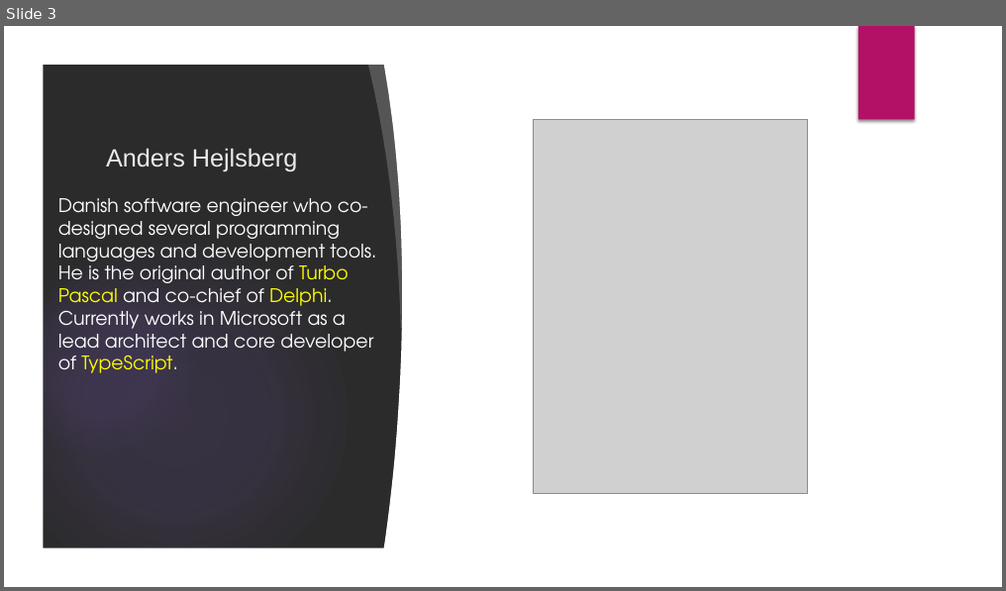
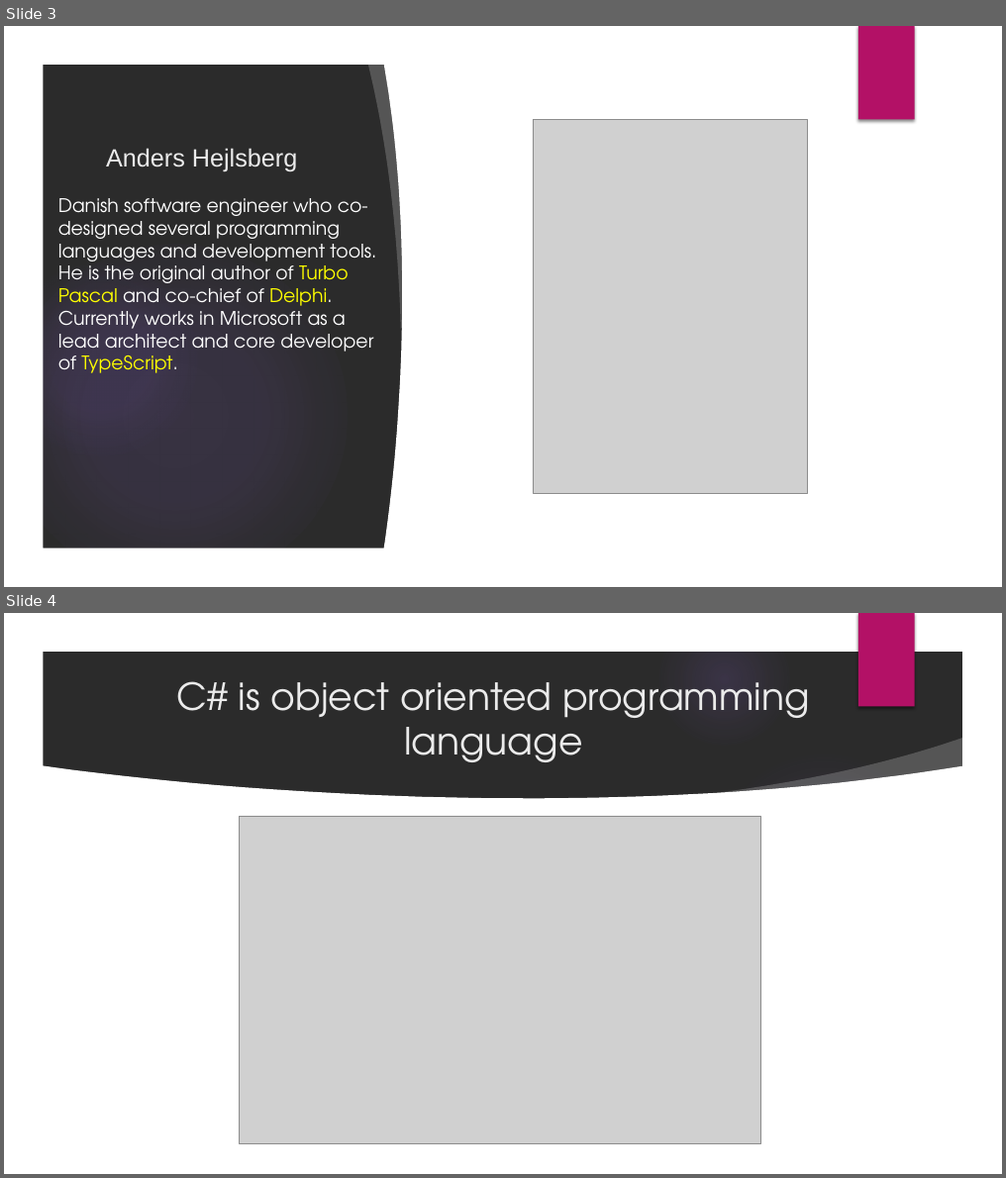
Before and after one commit to velizar92/CSharp-Programming-Presentations, a slide deck: C# Basics.pptx. Shown one above the other, each under a label of ours: slide 3 before the commit, slides 3 and 4 after it. The pictures are 1006x591 and 1006x1178 pixels, drawn with LibreOffice and Linux fonts; fonts in the diff are those of the drawing; grey boxes stand for pictures; background and template pictures are left out; a plain dark background stands for a picture behind light text. Boxes give left, top, right and bottom in pixels: in the first picture for what was removed or moved away, otherwise in the second. Text is boxed around its words. In the diff, an @@ line names an element or a change of style, - is before the commit and + after.

Commit message:
Added two more slides for C# as Object-oriented language and .NET platform

```diff
--- a/C# Basics.pptx
+++ b/C# Basics.pptx
@@ slide 4 added at box(4, 613, 1002, 1174), background picture (left out); not listed: 6 template elements that a slide beside it also shows @@
@@ title added at box(177, 681, 810, 762), 36 pt, text #EBEBEB @@
+C# is object oriented programming language
@@ freeform shape added at box(698, 738, 971, 819), fill #FFFFFF at 20% opacity @@
@@ ellipse added at box(709, 750, 939, 980), fill gradient #9B6BF2 @@
@@ freeform shape added at box(42, 765, 964, 1137), fill #FFFFFF @@
@@ picture added at box(239, 816, 761, 1144) @@
```
Also in this commit, not shown: 1 slide changed, 1 other slide added.
